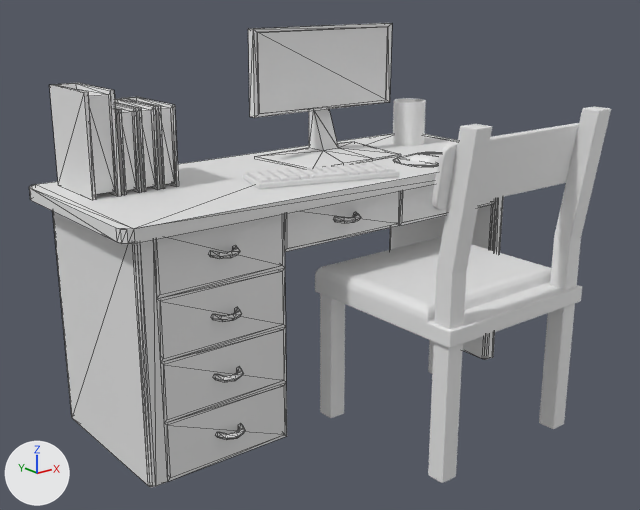
An edit to the FBX model Assets/3D Model/Meja .fbx, drawn before and after from the same camera.
Rendered twice from a 50 mm camera at (-5.92, -7.83, 4.71) aimed at (-0.28, -0.78, 1.89). Every picture has the same lights, and +X, +Y and +Z are marked at lower left. The first picture is the older version. Mesh edges are drawn as thin lines on the coarser meshes. Where no turn or scale is listed for an object, it has been applied to the vertices.
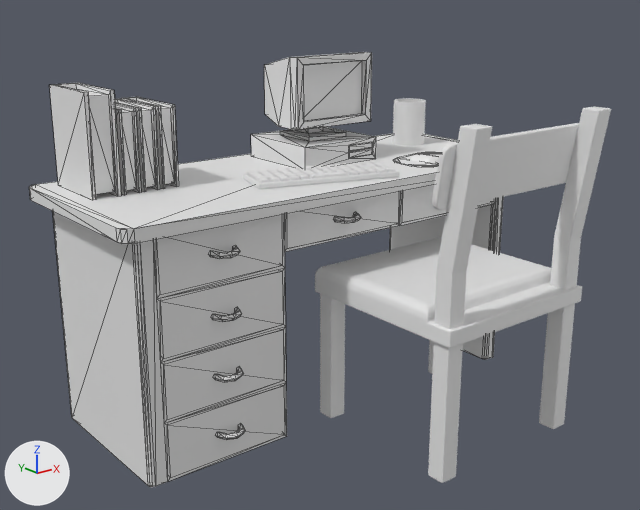
What the commit changed:
Mesh me_plane_007 is new.
It has 72 vertices, 140 faces and spans x -0.539..0.539, y -0.525..0.525, z 0.0..1.213.
Object 'Cube.001' (ob_cube_001) is deleted.
Object 'Plane.001' (ob_plane_001) is new; it shows me_plane_007.
Its location is (0.51, 0.35, 2.67).

What differs and where, as boxes [x1, y1, x2, y2] in the pictures (640 x 510 px):
'Cube.001', deleted: before [248, 23, 401, 168]
'Plane.001', added: after [251, 52, 376, 168]
